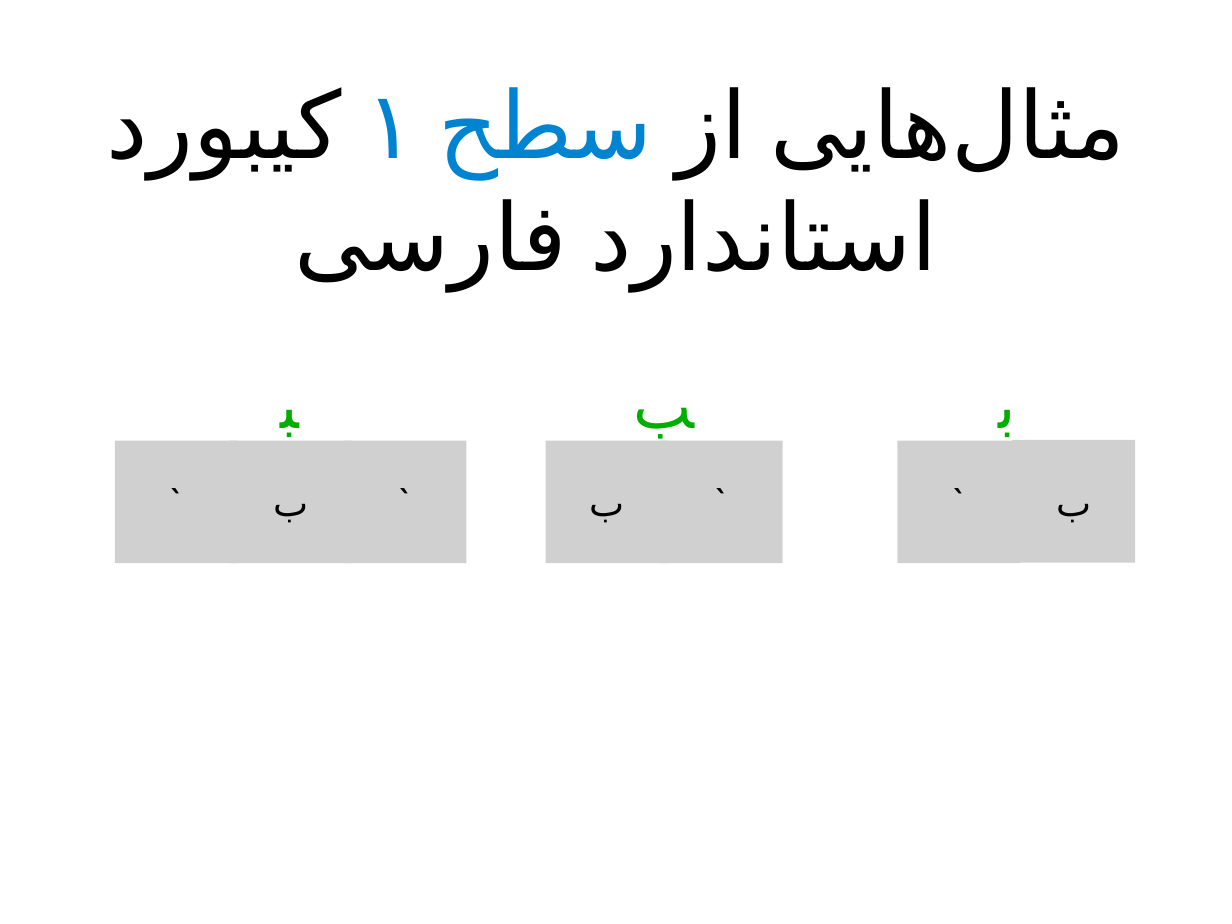
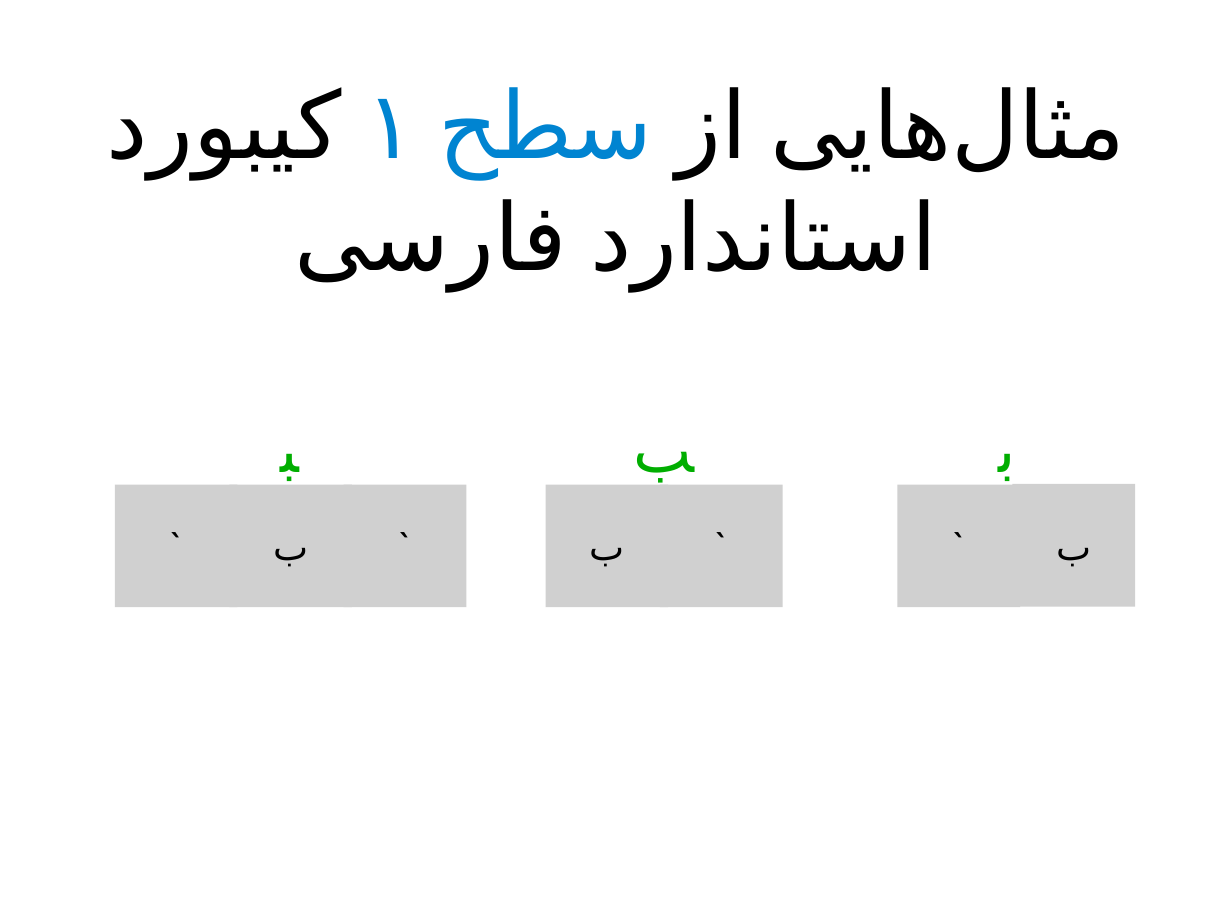
Before and after one commit to bijanebrahimi/unicode-presentation, a slide deck: slide 60 of unicode.odp. Drawn at 1232x924 pixels with LibreOffice and Linux fonts; fonts in the diff are those of the drawing; grey boxes stand for pictures. Boxes give left, top, right and bottom in pixels: in the first picture for what was removed or moved away, otherwise in the second. Text is boxed around its words. In the diff, an @@ line names an element or a change of style, - is before the commit and + after.

```diff
--- a/unicode.odp
+++ b/unicode.odp
@@ 7 pictures, 3 texts moved together from (x1=115, y1=407, x2=1136, y2=563) to (x1=115, y1=451, x2=1136, y2=608) @@
```
Also in this commit, not shown: 6 other slides changed, 1 slide added, 1 other file.
